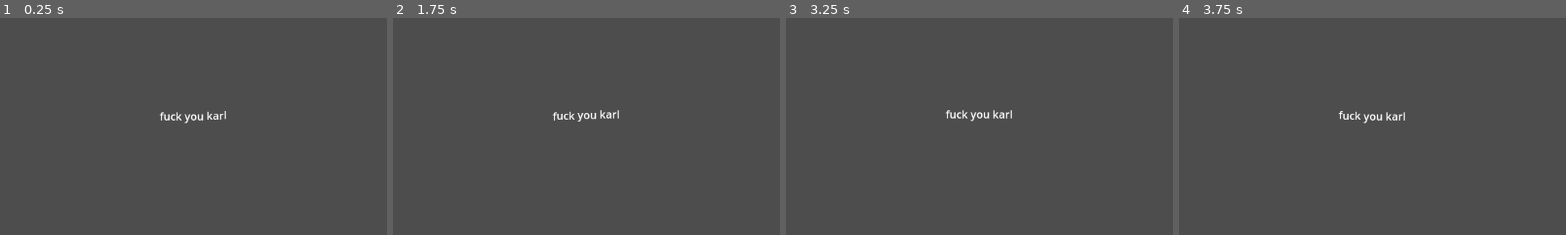
Above: before the commit, frames 1-4 (left to right).
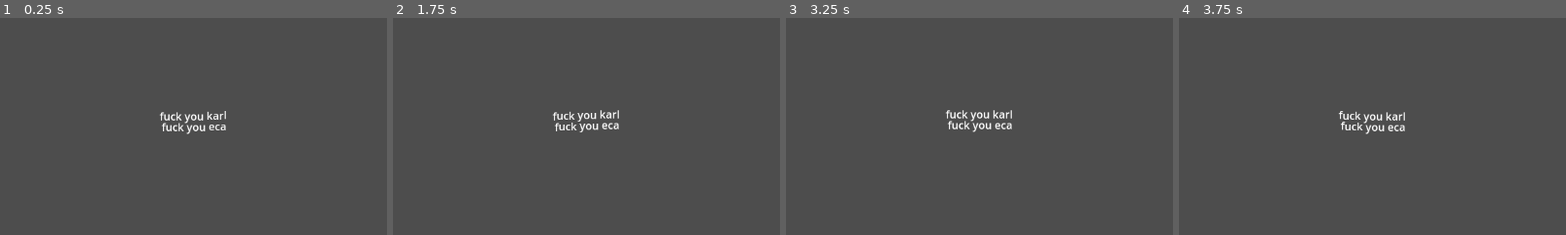
Above: after the commit, the same moments.

Repository: erica-codes/GJP24
Game: Godot game, scene res://core/scenes/menu.tscn
Two runs of this game, one before a commit and one after it. Both use one fixed random seed, a clock stepped at 60 frames per second and the inputs below. The project has no main scene, so this scene is started directly.
Inputs:
- Up to frame 1 (0.25 s): no input
- Up to frame 2 (1.75 s): no input
- Up to frame 3 (3.25 s): tap Enter at 2.75 s
- Up to frame 4 (3.75 s): no input
The pictures show only the part of the screen within x 25-75%, y 24-74%; the shares and areas given below are measured in that part.

The runs differ from the first frame. In frame 1, 0.3% of the frame differs, in the area x 41-59%, y 48-54%; in frame 2, 0.3%; in frame 3, 0.3%, in the area x 41-59%, y 47-53%; in frame 4, 0.3%.

Commit message:
Update menu.tscn

Diff:
--- a/core/scenes/menu.tscn
+++ b/core/scenes/menu.tscn
@@ -16,3 +16,19 @@
 offset_bottom = 328.0
 bbcode_enabled = true
 text = "[wave] fuck you karl"
+
+[node name="RichTextLabel2" type="RichTextLabel" parent="."]
+layout_mode = 1
+anchors_preset = 8
+anchor_left = 0.5
+anchor_top = 0.5
+anchor_right = 0.5
+anchor_bottom = 0.5
+offset_left = -53.0
+offset_top = -20.0
+offset_right = 53.0
+offset_bottom = 20.0
+grow_horizontal = 2
+grow_vertical = 2
+bbcode_enabled = true
+text = "[wave] fuck you eca"
